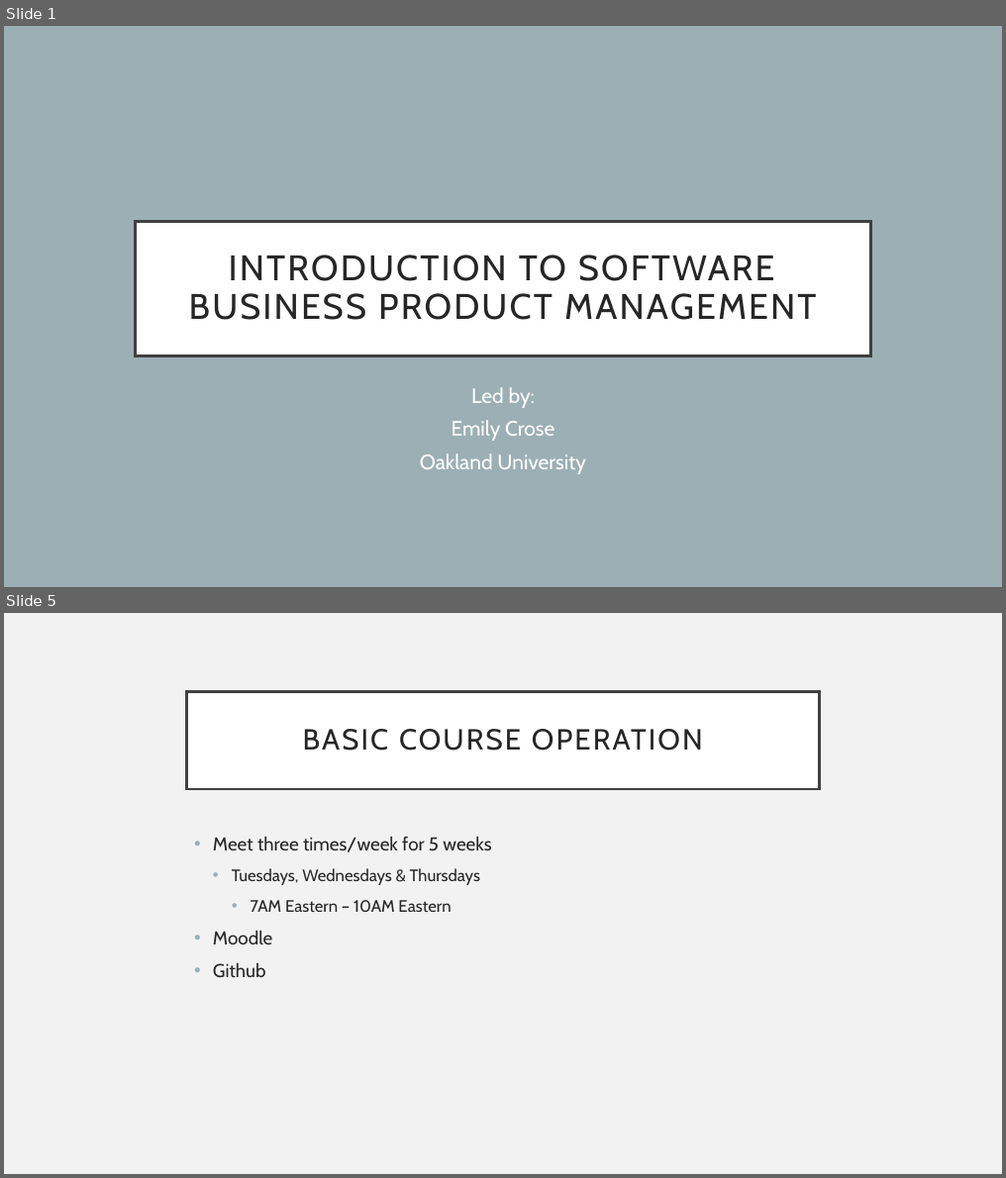
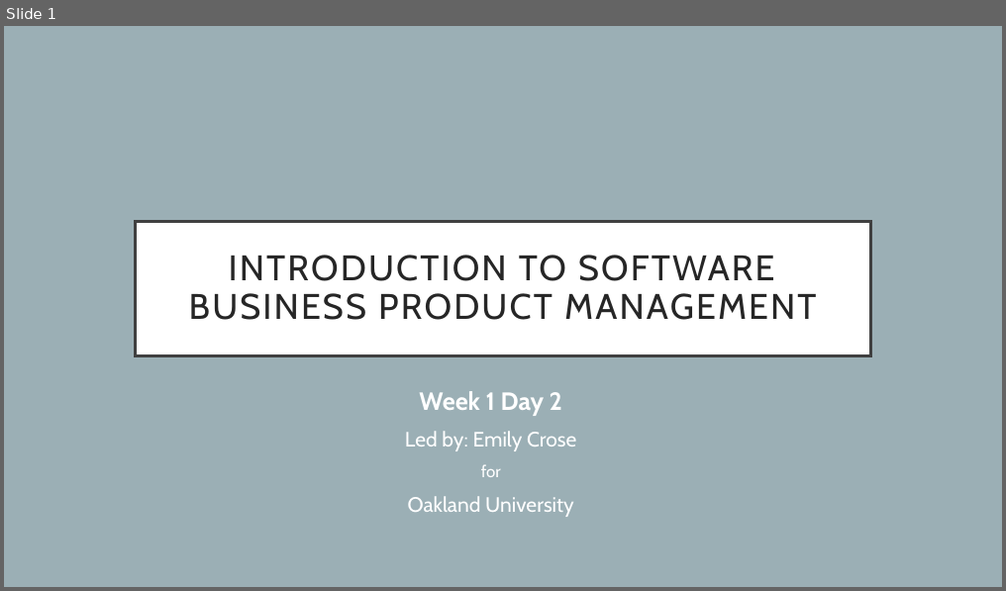
Before and after one commit to hexa-decim8/ISBPM, a slide deck: Class_Materials/Week_1/Day_2/ISBPM w1d2.pptx. Shown one above the other, each under a label of ours: slides 1 and 5 before the commit, slide 1 after it; the slides between them are not shown. The pictures are 1006x1178 and 1006x591 pixels, drawn with LibreOffice and Linux fonts; fonts in the diff are those of the drawing. Boxes give left, top, right and bottom in pixels: in the first picture for what was removed or moved away, otherwise in the second. Text is boxed around its words. In the diff, an @@ line names an element or a change of style, - is before the commit and + after.

```diff
--- a/Class_Materials/Week_1/Day_2/ISBPM w1d2.pptx
+++ b/Class_Materials/Week_1/Day_2/ISBPM w1d2.pptx
@@ slide 5 removed at (4,613,1002,1174), background #F2F2F2 @@
@@ title removed at (187,691,819,789) @@
-BASIC COURSE OPERATION
@@ text removed at (213,837,491,978) @@
-• Meet three times/week for 5 weeks
-  • Tuesdays, Wednesdays & Thursdays
-    • 7AM Eastern – 10AM Eastern
-• Moodle
-• Github
@@ slide 1 changed as well @@
@@ subtitle "Week 1 Day 2": place and size @@
-subtitle "Week 1 Day 2" at (420,387,586,474)
+subtitle "Week 1 Day 2" at (405,391,576,517)
@@ subtitle at (405,391,576,477): text changed @@
-Led by:
-Emily Crose
+Week 1 Day 2
+Led by: Emily Crose
+for
@@ subtitle at (408,496,574,517): line spacing 0.9 to 1 @@
```
Also in this commit, not shown: 6 slides added, 5 other slides removed.
